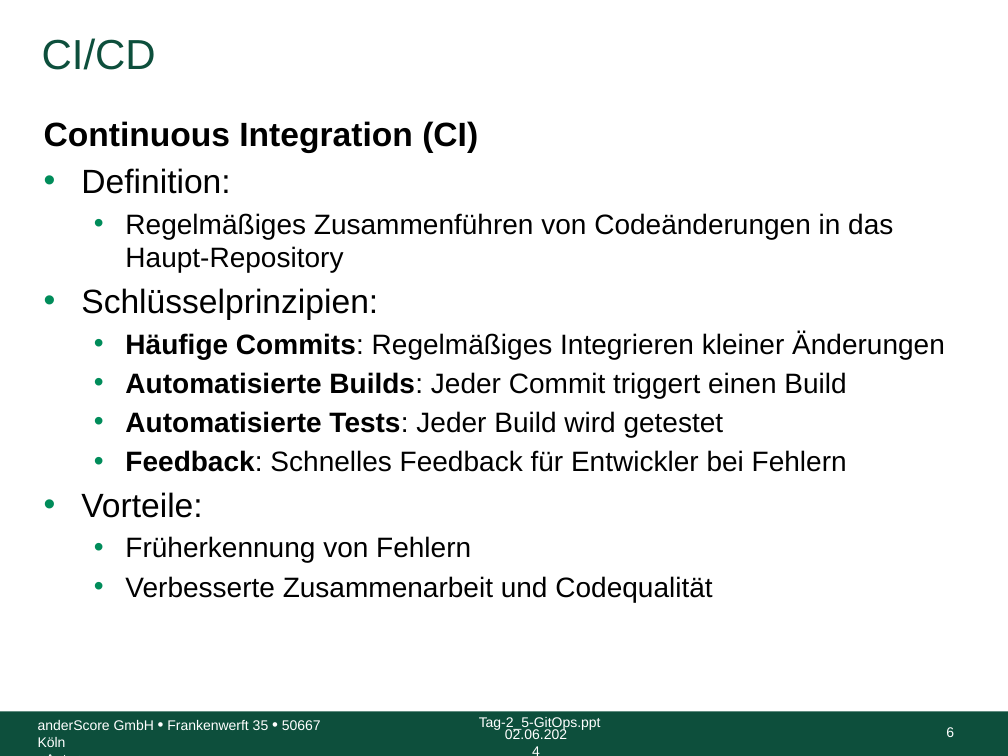
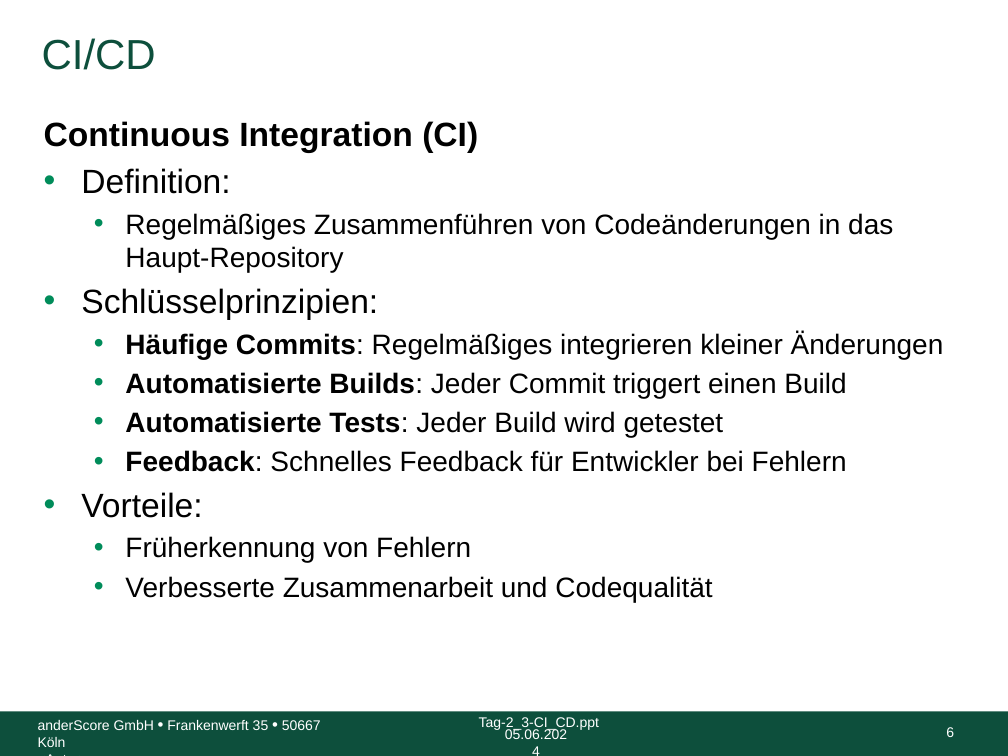
Before and after one commit to anderscore-gmbh/gitlab, a slide deck: slide 6 of slides/Tag-2_3-CI_CD.pptx. Drawn at 1008x756 pixels with LibreOffice and Linux fonts; fonts in the diff are those of the drawing; background and template pictures are left out. Boxes give left, top, right and bottom in pixels: in the first picture for what was removed or moved away, otherwise in the second. Text is boxed around its words. In the diff, an @@ line names an element or a change of style, - is before the commit and + after.

```diff
--- a/slides/Tag-2_3-CI_CD.pptx
+++ b/slides/Tag-2_3-CI_CD.pptx
@@ text at [125, 332, 944, 359]: text changed @@
-  • Häufige Commits: Regelmäßiges Integrieren kleiner Änderungen
+  • Häufige Commits: Regelmäßiges integrieren kleiner Änderungen
@@ text at [479, 717, 599, 730]: text changed @@
-Tag-2_5-GitOps.ppt
+Tag-2_3-CI_CD.ppt
@@ text at [505, 729, 567, 739]: text changed @@
-02.06.2024
+05.06.2024
```
Also in this commit, not shown: 13 other slides changed.
